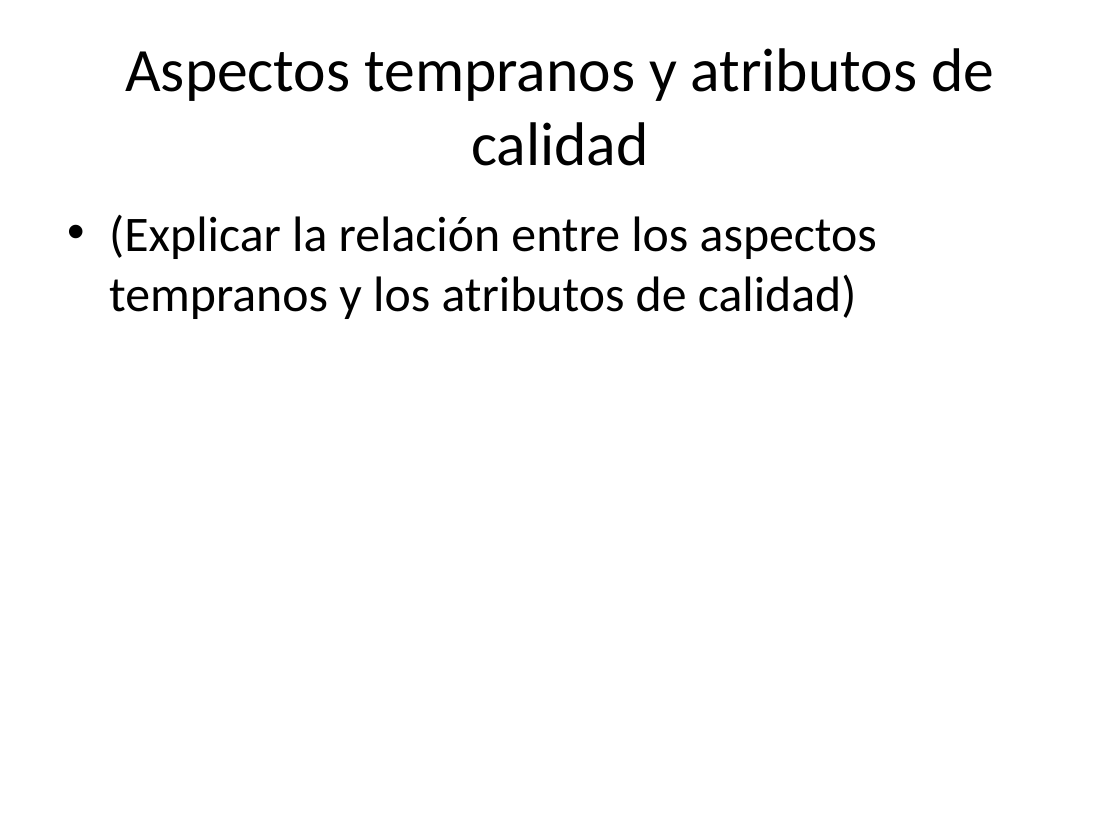
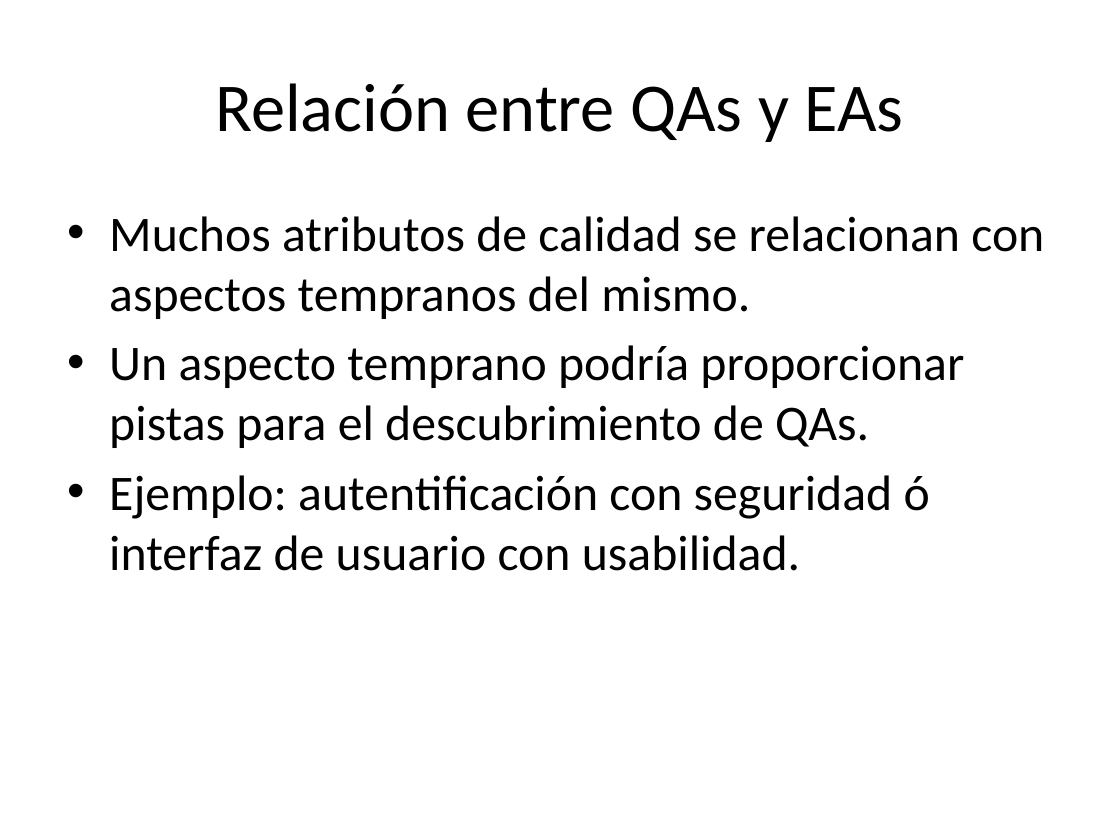
Before and after one commit to alejandrorago/qatesis2, a slide deck: slide 8 of Capitulos Finales/filiminasPeladas.pptx. Drawn at 1120x840 pixels with LibreOffice and Linux fonts; fonts in the diff are those of the drawing. Boxes give left, top, right and bottom in pixels: in the first picture for what was removed or moved away, otherwise in the second. Text is boxed around its words. In the diff, an @@ line names an element or a change of style, - is before the commit and + after.

```diff
--- a/Capitulos Finales/filiminasPeladas.pptx
+++ b/Capitulos Finales/filiminasPeladas.pptx
@@ title at (x1=215, y1=83, x2=904, y2=142): text changed; size 39.6 to 44 pt @@
-Aspectos tempranos y atributos de calidad
+Relación entre QAs y EAs
@@ text at (x1=109, y1=216, x2=1044, y2=571): text changed @@
-• (Explicar la relación entre los aspectos tempranos y los atributos de calidad)
+• Muchos atributos de calidad se relacionan con aspectos tempranos del mismo.
+• Un aspecto temprano podría proporcionar pistas para el descubrimiento de QAs.
+• Ejemplo: autentificación con seguridad ó interfaz de usuario con usabilidad.
```
Also in this commit, not shown: 4 other slides changed, 12 slides added, 2 slides removed.
